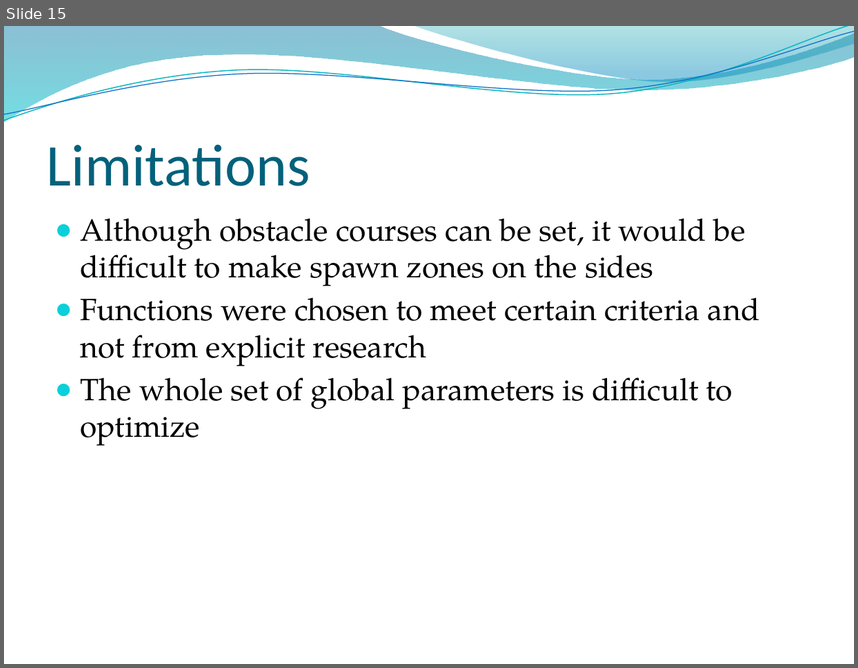
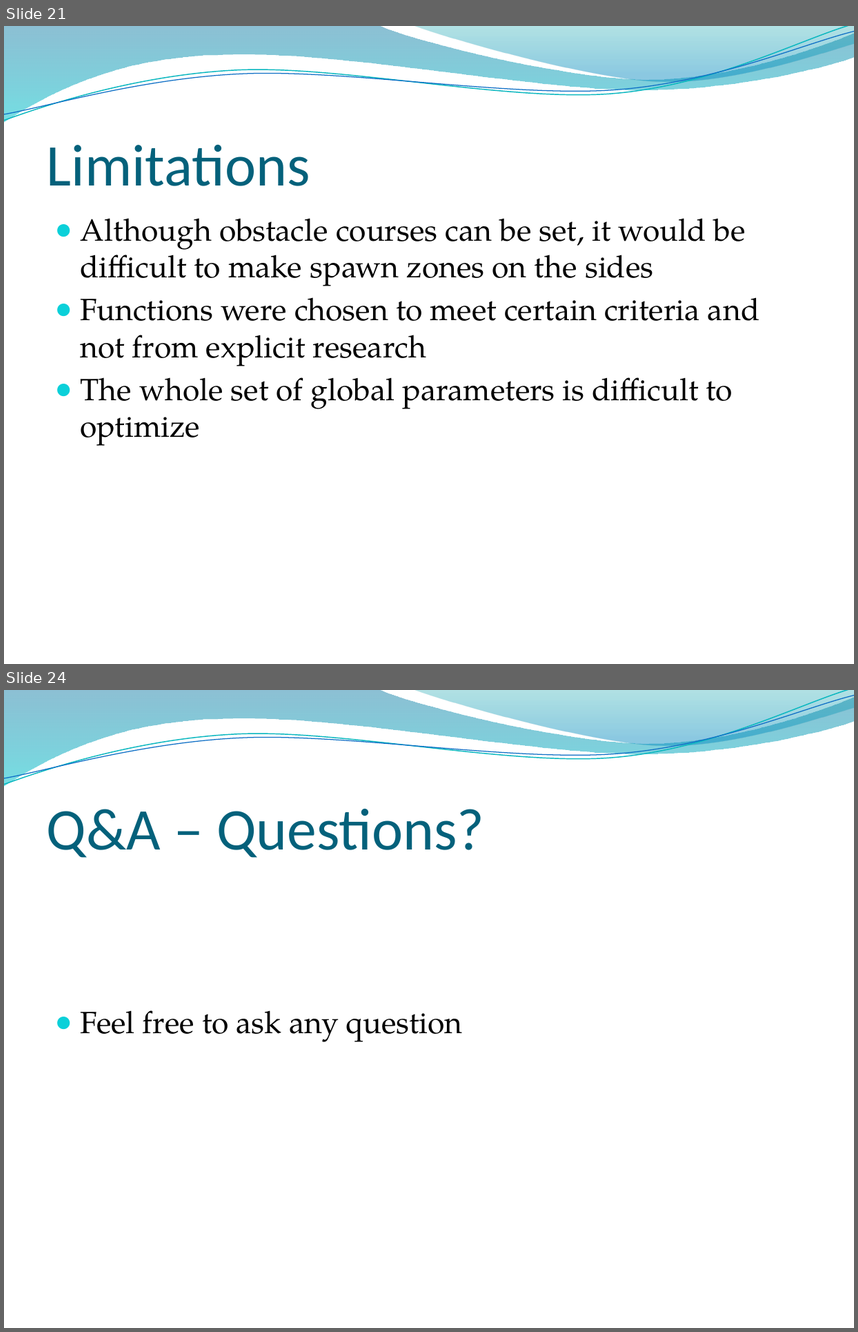
Before and after one commit to ratheile/MSSSM, a slide deck: presentation/Presentation.pptx. Shown one above the other, each under a label of ours: slide 15 before the commit, slides 21 and 24 after it; the slides between them are not shown. The pictures are 858x668 and 858x1332 pixels, drawn with LibreOffice and Linux fonts; fonts in the diff are those of the drawing; background and template pictures are left out. Boxes give left, top, right and bottom in pixels: in the first picture for what was removed or moved away, otherwise in the second. Text is boxed around its words. In the diff, an @@ line names an element or a change of style, - is before the commit and + after.

```diff
--- a/presentation/Presentation.pptx
+++ b/presentation/Presentation.pptx
@@ slide 24 added at <box>4,690,854,1328</box>, background picture (left out); not listed: 4 template elements that a slide beside it also shows @@
@@ title added at <box>47,809,484,858</box>, 50 pt, text #04617B @@
+Q&A – Questions?
@@ text added at <box>81,1010,463,1042</box>, 26 pt, text #000000 @@
+● Feel free to ask any question
@@ what was slide 15 is now slide 21 @@
```
Also in this commit, not shown: 1 slide changed, 10 other slides added, 4 slides removed.
